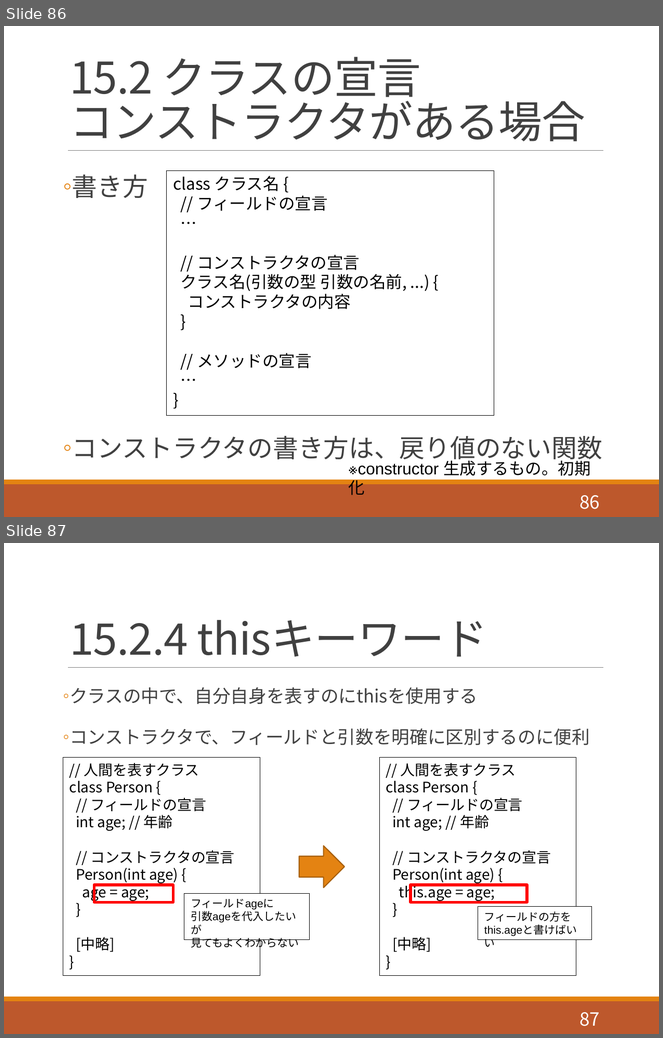
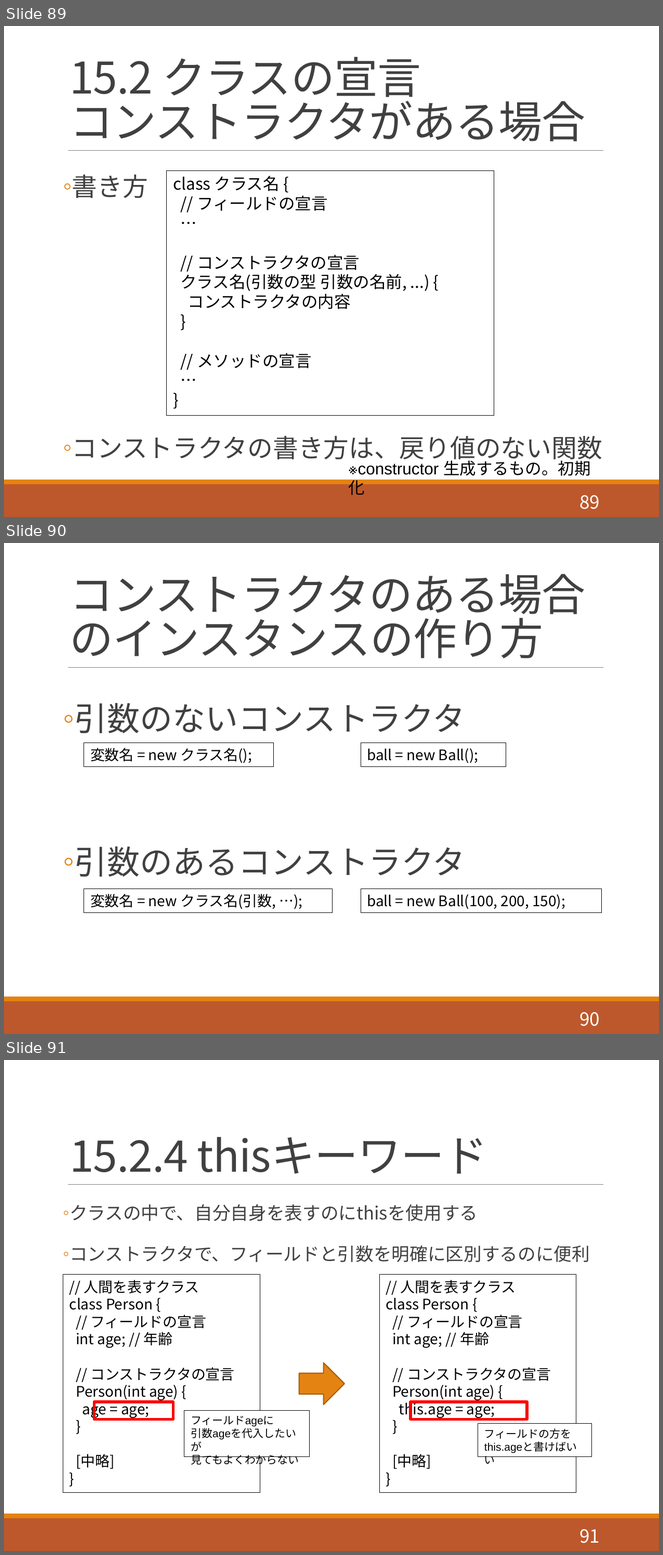
Before and after one commit to akokubo/kuroishi_ch_processing, a slide deck: slide_programming_processing.pptx. Shown one above the other, each under a label of ours: slides 86 and 87 before the commit, slides 89, 90 and 91 after it. The pictures are 663x1038 and 663x1555 pixels, drawn with LibreOffice and Linux fonts; fonts in the diff are those of the drawing. Boxes give left, top, right and bottom in pixels: in the first picture for what was removed or moved away, otherwise in the second. Text is boxed around its words. In the diff, an @@ line names an element or a change of style, - is before the commit and + after.

```diff
--- a/slide_programming_processing.pptx
+++ b/slide_programming_processing.pptx
@@ slide 90 added at (4,543,659,1034), background #FFFFFF; not listed: 3 template elements that a slide beside it also shows @@
@@ title added at (70,574,586,658), 48 pt, text #404040 @@
+コンストラクタのある場合のインスタンスの作り方
@@ text added at (75,703,466,877), 36 pt, text #404040 @@
+◦ 引数のないコンストラクタ
+◦ 引数のあるコンストラクタ
@@ rectangle added at (84,743,273,767), outline #000000 0.75 pt, 16 pt, text #000000 @@
+変数名 = new クラス名();
@@ rectangle added at (360,743,506,767), outline #000000 0.75 pt, 16 pt, text #000000 @@
+ball = new Ball();
@@ rectangle added at (84,889,332,913), outline #000000 0.75 pt, 16 pt, text #000000 @@
+変数名 = new クラス名(引数, …);
@@ rectangle added at (360,889,601,913), outline #000000 0.75 pt, 16 pt, text #000000 @@
+ball = new Ball(100, 200, 150);
@@ page number added at (580,1013,600,1027), 20 pt, text #FFFFFF @@
+90
@@ what was slide 86 is now slide 89 @@
@@ page number at (580,496,600,510): text changed @@
-86
+89
@@ what was slide 87 is now slide 91 @@
@@ page number at (580,1530,600,1544): text changed @@
-87
+91
```
Also in this commit, not shown: 3 slides changed, 3 other slides added, 1 other file.
